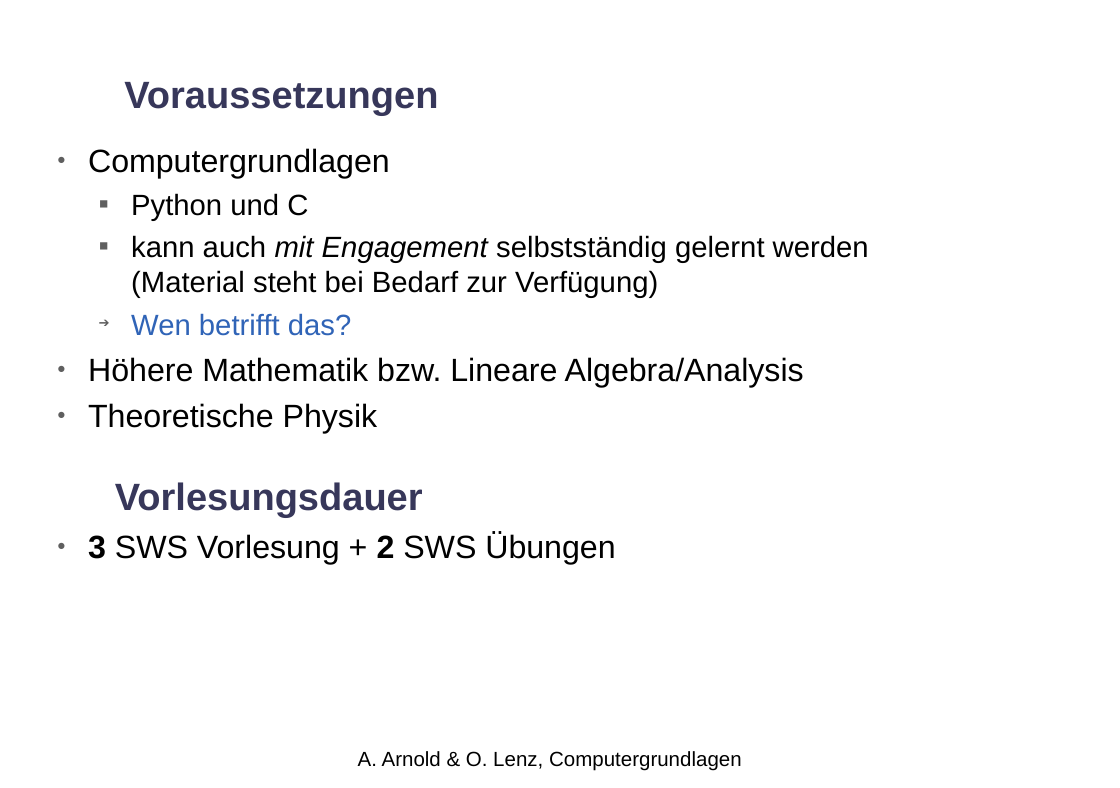
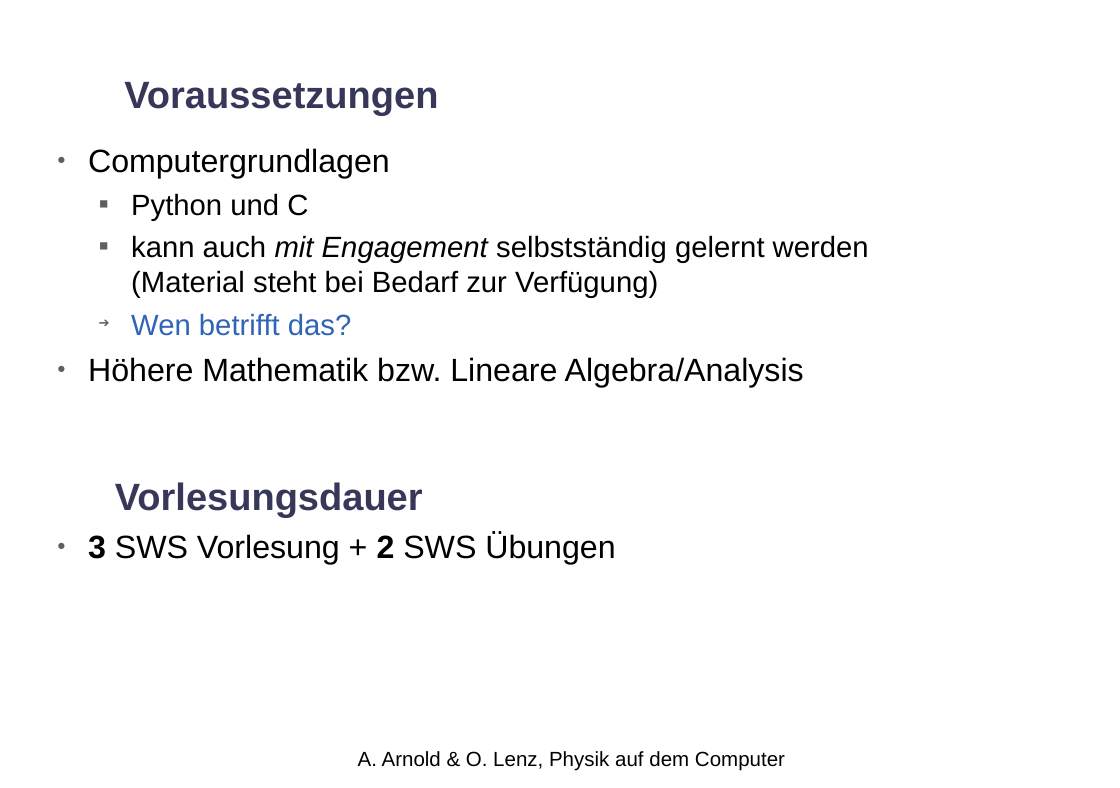
Before and after one commit to arnolda/padc, a slide deck: slide 2 of Vorlesewerbung.odp. Drawn at 1120x788 pixels with LibreOffice and Linux fonts; fonts in the diff are those of the drawing; background and template pictures are left out. Boxes give left, top, right and bottom in pixels: in the first picture for what was removed or moved away, otherwise in the second. Text is boxed around its words. In the diff, an @@ line names an element or a change of style, - is before the commit and + after.

```diff
--- a/Vorlesewerbung.odp
+++ b/Vorlesewerbung.odp
@@ text at <box>115,482,423,518</box>: text changed; size 22 to 26 pt; text colour #000000 to #37375A; bold on @@
-● Theoretische Physik
-  Vorlesungsdauer
+Vorlesungsdauer
@@ text at <box>358,751,785,771</box>: text changed @@
-A. Arnold & O. Lenz, Computergrundlagen
+A. Arnold & O. Lenz, Physik auf dem Computer
```
Also in this commit, not shown: 1 other slide changed.
